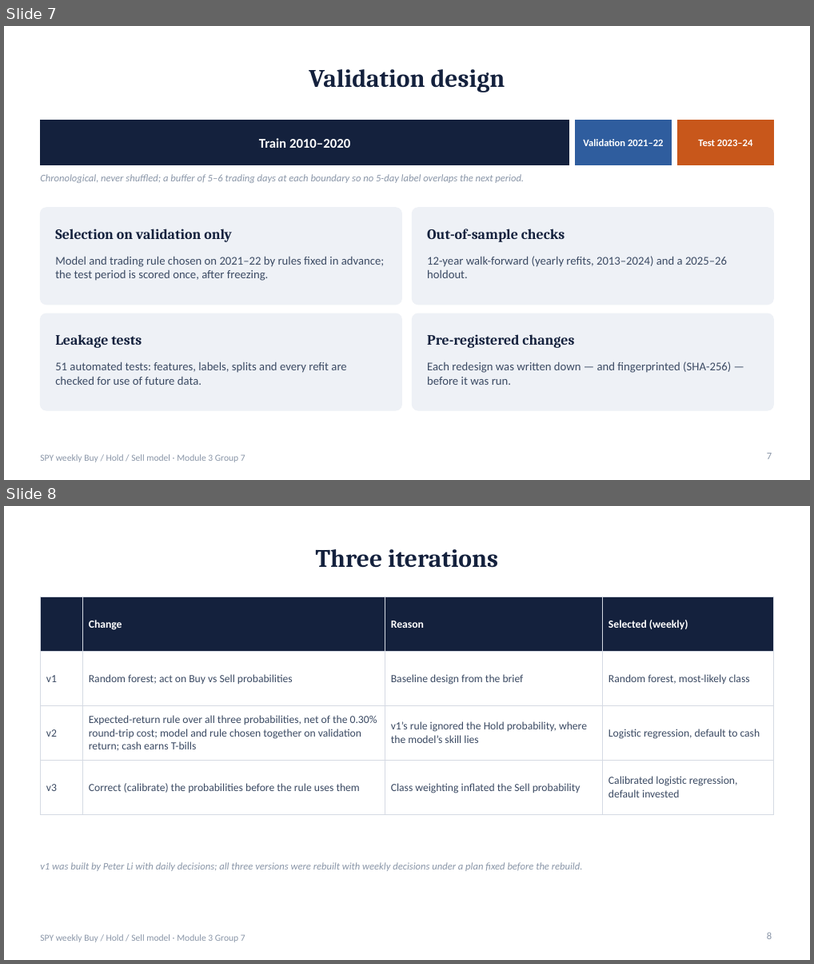
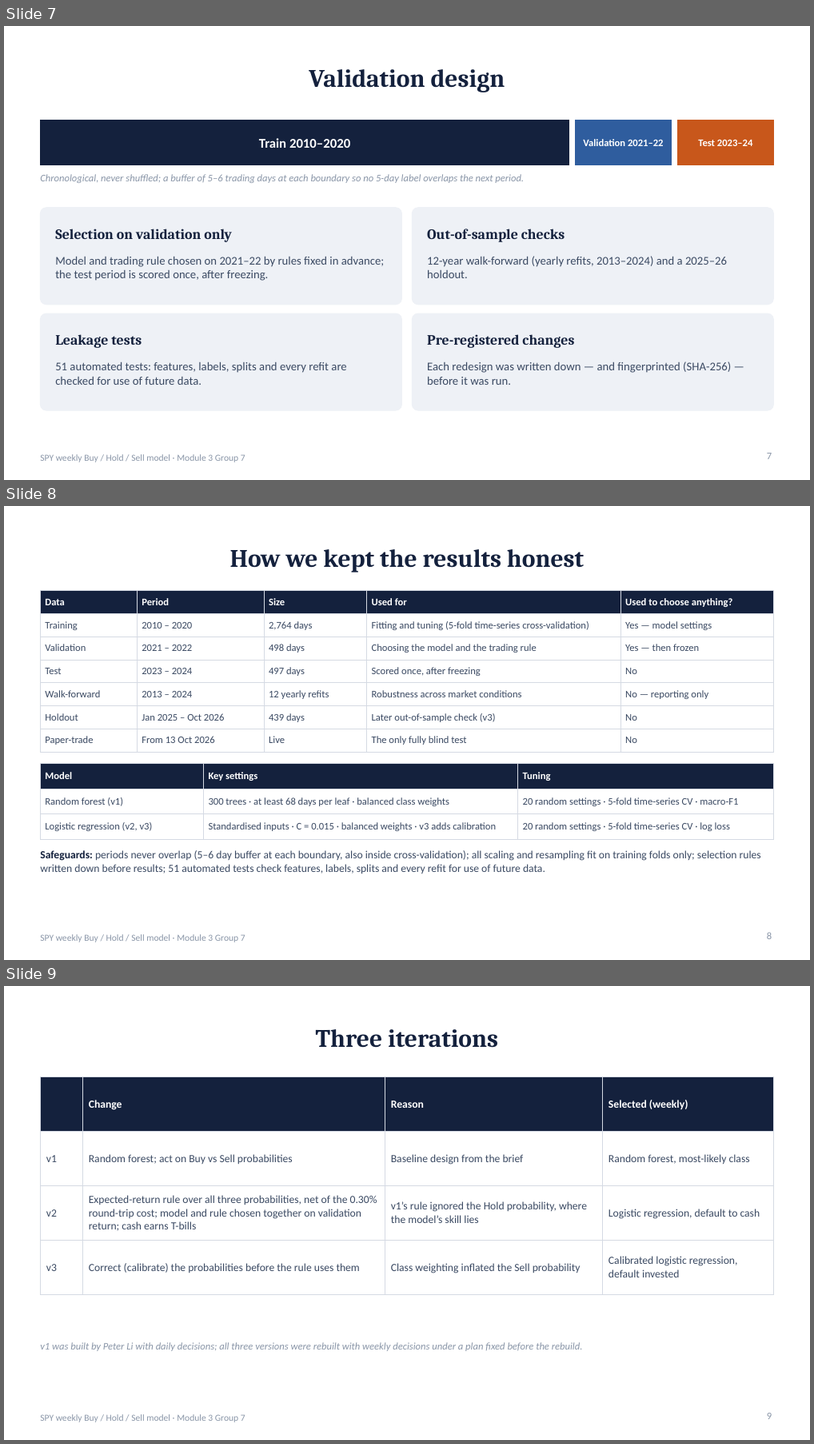
Before and after one commit to TKCH121/spy, a slide deck: presentation/SPY_Model_Presentation.pptx. Shown one above the other, each under a label of ours: slides 7 and 8 before the commit, slides 7, 8 and 9 after it. The pictures are 814x964 and 814x1444 pixels, drawn with LibreOffice and Linux fonts; fonts in the diff are those of the drawing. Boxes give left, top, right and bottom in pixels: in the first picture for what was removed or moved away, otherwise in the second. Text is boxed around its words. In the diff, an @@ line names an element or a change of style, - is before the commit and + after.

```diff
--- a/presentation/SPY_Model_Presentation.pptx
+++ b/presentation/SPY_Model_Presentation.pptx
@@ slide 8 added at (4,506,810,960), background #FFFFFF; not listed: 1 template element that a slide beside it also shows @@
@@ title added at (230,549,584,572), 30 pt, text #14213D, bold @@
+How we kept the results honest
@@ table added at (40,591,774,748), 7 rows, 5 columns @@
+Data | Period | Size | Used for | Used to choose anything?
+Training | 2010 – 2020 | 2,764 days | Fitting and tuning (5-fold time-series cross-validation) | Yes — model settings
+Validation | 2021 – 2022 | 498 days | Choosing the model and the trading rule | Yes — then frozen
+Test | 2023 – 2024 | 497 days | Scored once, after freezing | No
+Walk-forward | 2013 – 2024 | 12 yearly refits | Robustness across market conditions | No — reporting only
+Holdout | Jan 2025 – Oct 2026 | 439 days | Later out-of-sample check (v3) | No
+Paper-trade | From 13 Oct 2026 | Live | The only fully blind test | No
@@ table added at (40,763,774,834), 3 rows, 3 columns @@
+Model | Key settings | Tuning
+Random forest (v1) | 300 trees · at least 68 days per leaf · balanced class weights | 20 random settings · 5-fold time-series CV · macro-F1
+Logistic regression (v2, v3) | Standardised inputs · C = 0.015 · balanced weights · v3 adds calibration | 20 random settings · 5-fold time-series CV · log loss
@@ text added at (40,850,762,873), 13 pt, text #3B4A63 @@
+Safeguards: periods never overlap (5–6 day buffer at each boundary, also inside cross-validation); all scaling and resampling fit on training folds only; selection rules written down before results; 51 automated tests check features, labels, splits and every refit for use of future data.
@@ page number added at (767,932,772,939), 12 pt, text #8A96A8 @@
+8
@@ what was slide 8 is now slide 9 @@
```
Also in this commit, not shown: 4 slides changed, 2 other files.
